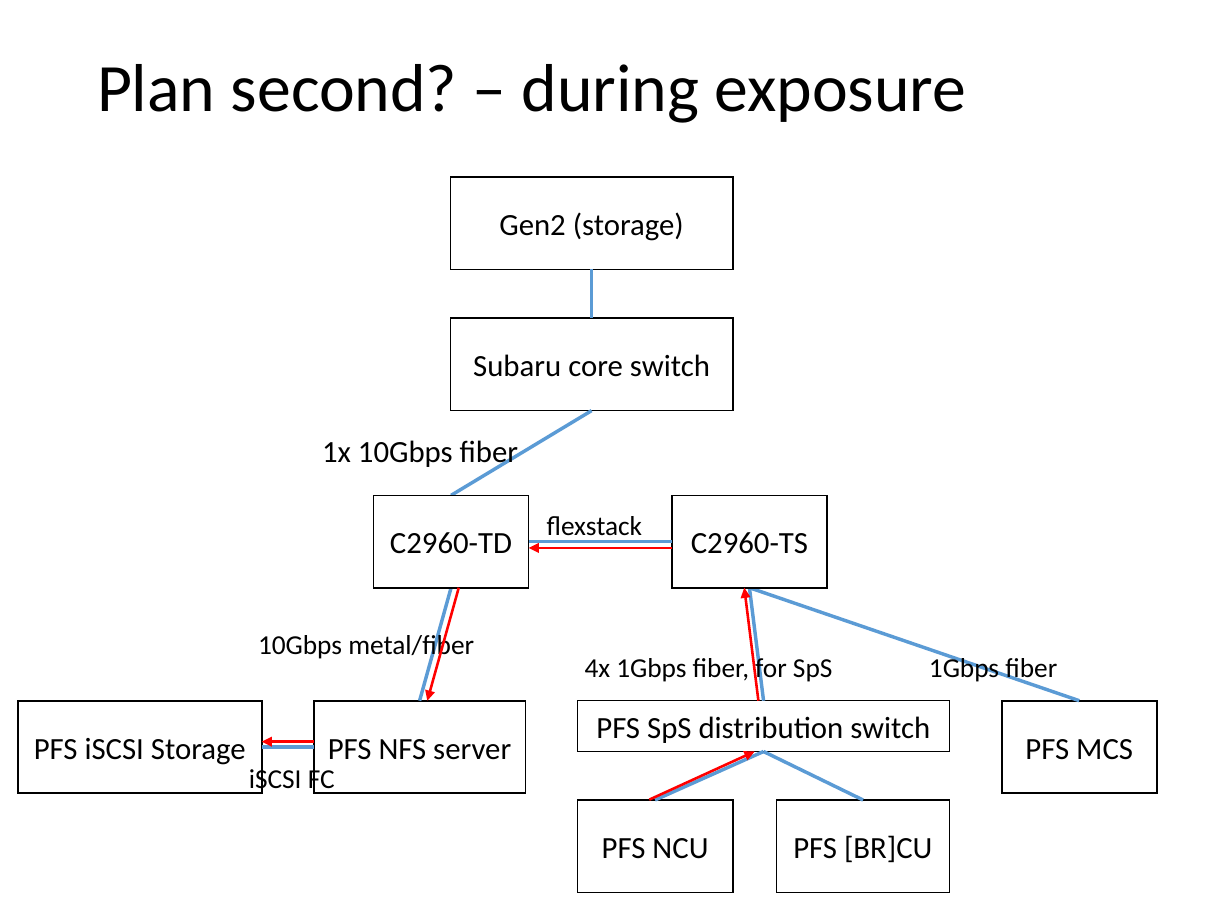
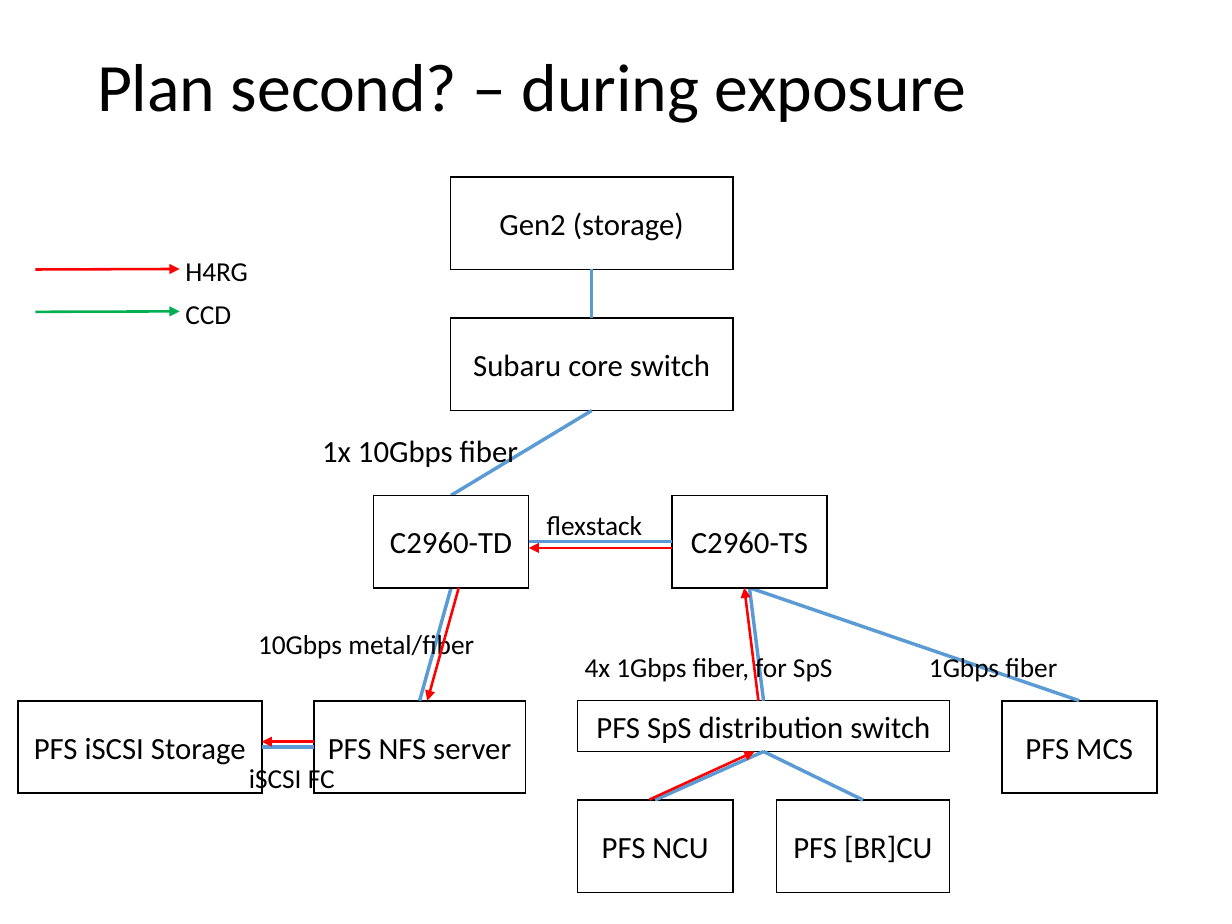
Before and after one commit to Subaru-PFS/ics_doc, a slide deck: slide 87 of SSN-00029.pptx (slide 93 before the commit). Drawn at 1232x924 pixels with LibreOffice and Linux fonts; fonts in the diff are those of the drawing. Boxes give left, top, right and bottom in pixels: in the first picture for what was removed or moved away, otherwise in the second. Text is boxed around its words. In the diff, an @@ line names an element or a change of style, - is before the commit and + after.

```diff
--- a/SSN-00029.pptx
+++ b/SSN-00029.pptx
@@ arrow added from (36, 270) to (180, 269), #FF0000 1.5 pt @@
@@ text added at [185,263,248,282], 16 pt, text #000000 @@
+H4RG
@@ arrow added from (36, 312) to (180, 312), #00B050 1.5 pt @@
@@ text added at [185,306,231,325], 16 pt, text #000000 @@
+CCD
```
Also in this commit, not shown: 7 other slides changed, 17 slides added, 6 slides removed.
